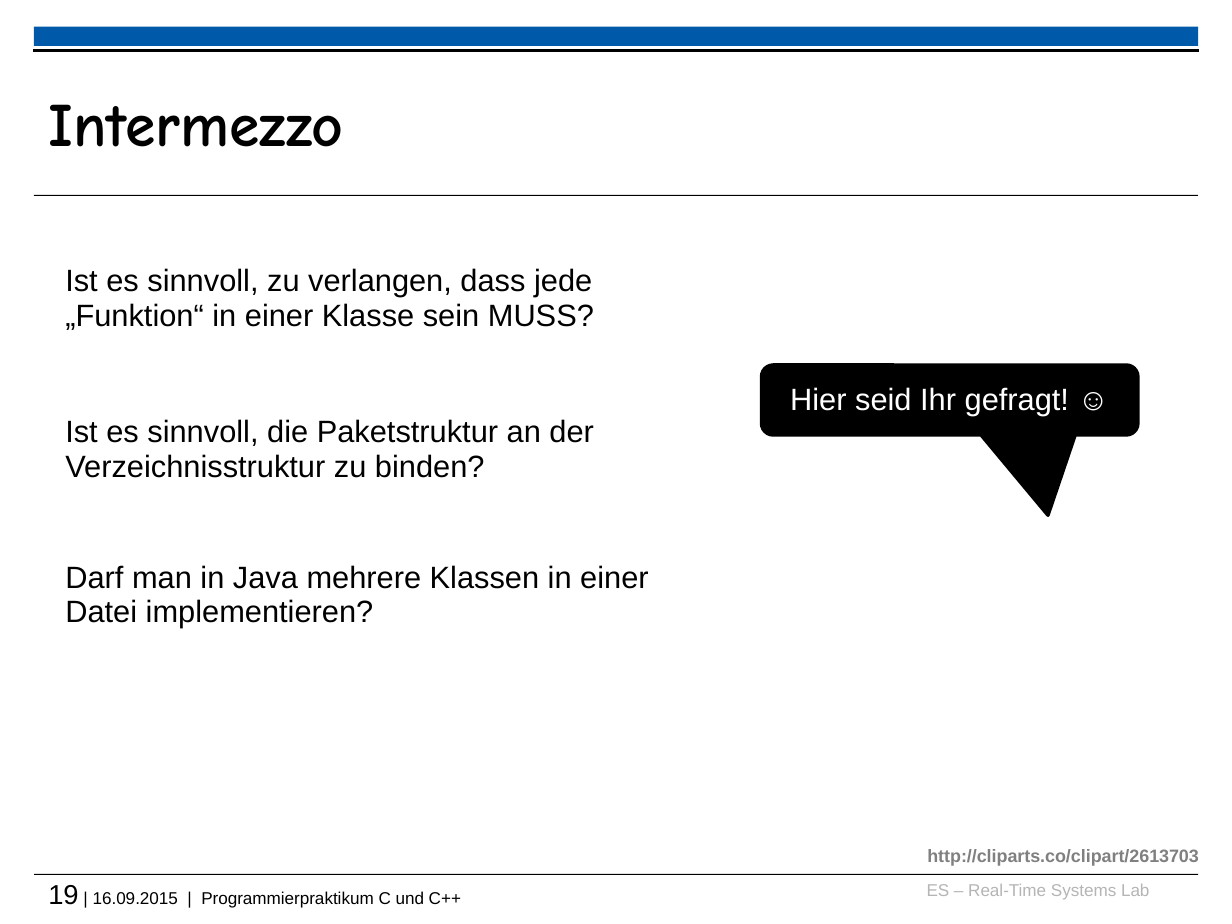
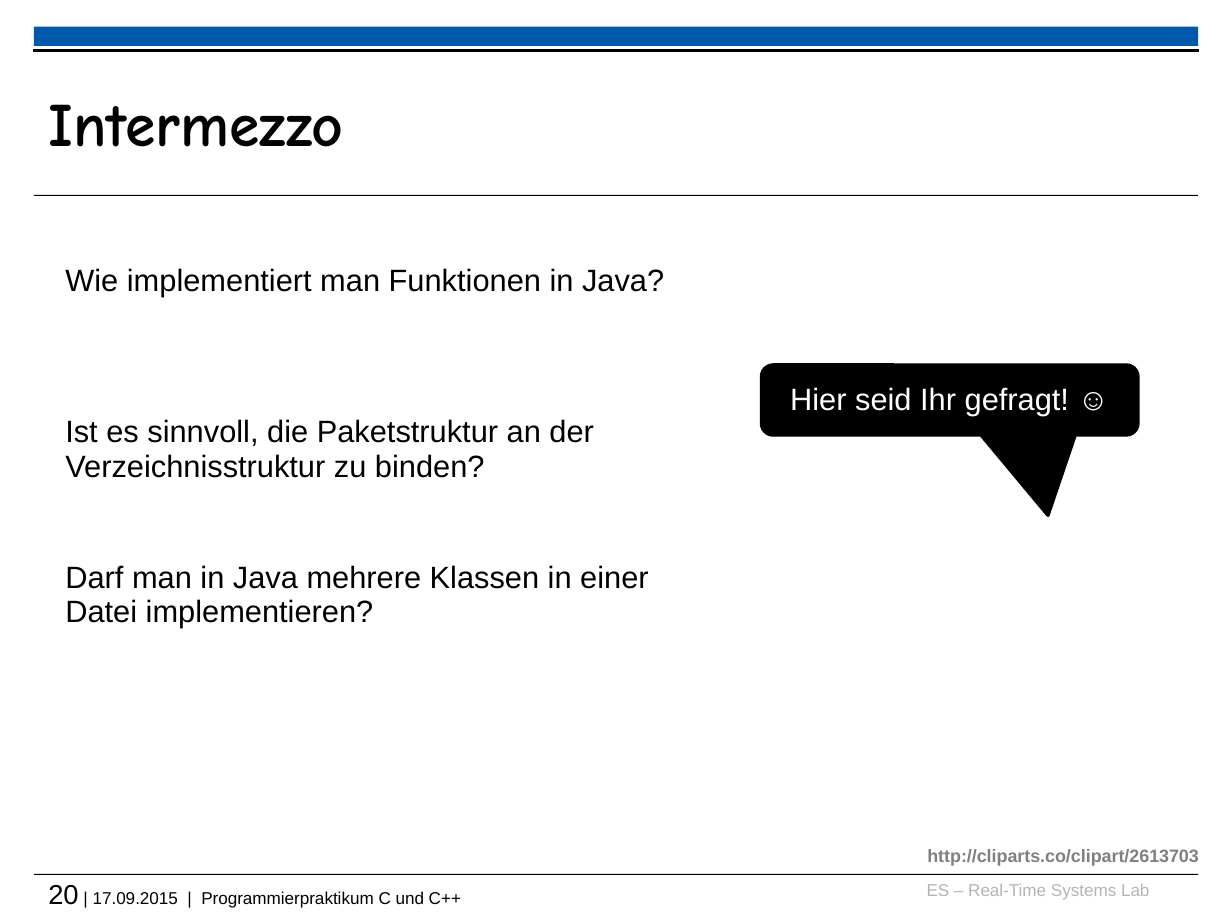
Before and after one commit to h82k/tud-cppp, a slide deck: slide 20 of cppp_lecture.pptx (slide 19 before the commit). Drawn at 1232x924 pixels with LibreOffice and Linux fonts; fonts in the diff are those of the drawing; background and template pictures are left out. Boxes give left, top, right and bottom in pixels: in the first picture for what was removed or moved away, otherwise in the second. Text is boxed around its words. In the diff, an @@ line names an element or a change of style, - is before the commit and + after.

```diff
--- a/cppp_lecture.pptx
+++ b/cppp_lecture.pptx
@@ text at bbox=[65, 268, 664, 297]: text changed @@
-Ist es sinnvoll, zu verlangen, dass jede „Funktion“ in einer Klasse sein MUSS?
+Wie implementiert man Funktionen in Java?
@@ text at bbox=[48, 885, 461, 908]: text changed @@
-19 | 16.09.2015 | Programmierpraktikum C und C++
+20 | 17.09.2015 | Programmierpraktikum C und C++
```
Also in this commit, not shown: 6 other slides changed, 3 slides added, 1 slide removed, 1 other file.
